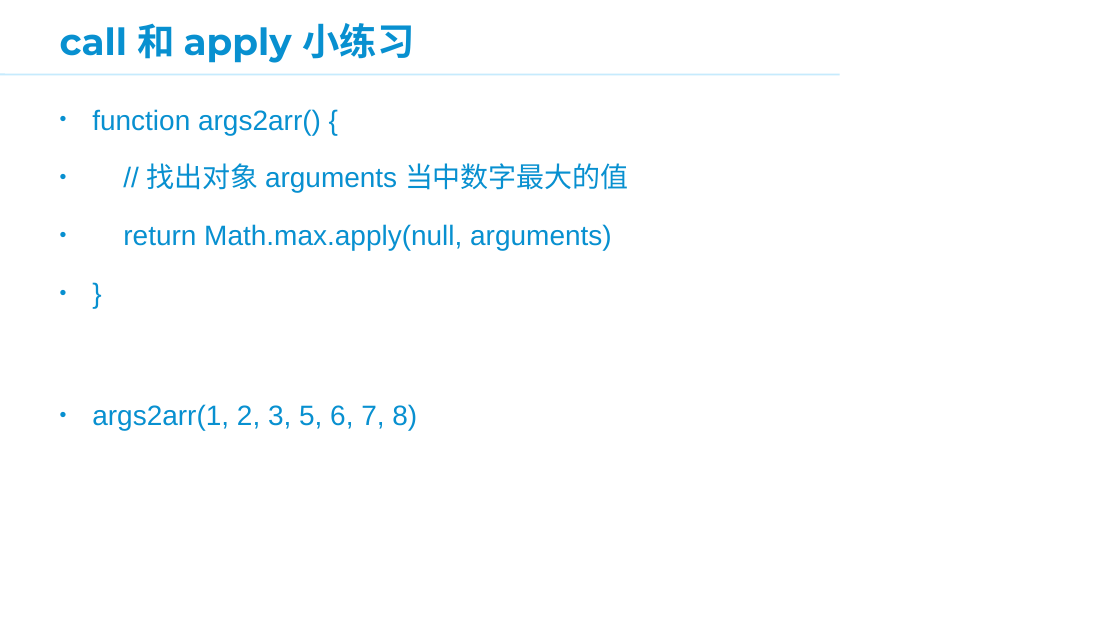
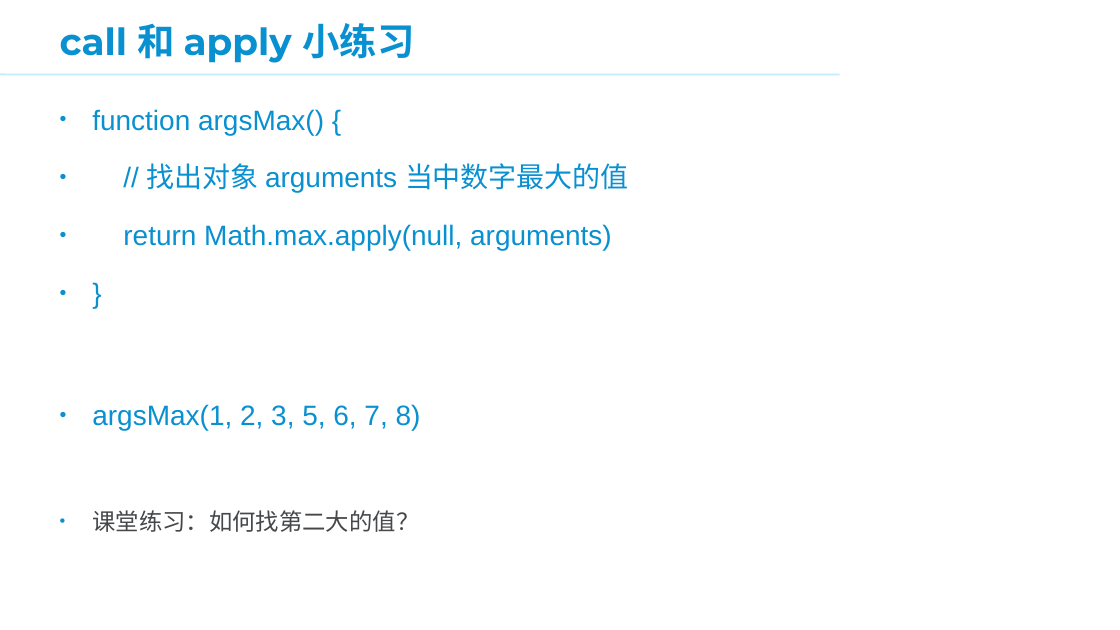
Before and after one commit to panxuepeng/javascript, a slide deck: slide 6 of ppt/3.JavaScript 高级部分.ppt (slide 7 before the commit). Drawn at 1120x630 pixels with LibreOffice and Linux fonts; fonts in the diff are those of the drawing; background and template pictures are left out. Boxes give left, top, right and bottom in pixels: in the first picture for what was removed or moved away, otherwise in the second. Text is boxed around its words. In the diff, an @@ line names an element or a change of style, - is before the commit and + after.

```diff
--- a/ppt/3.JavaScript 高级部分.ppt
+++ b/ppt/3.JavaScript 高级部分.ppt
@@ text at [92, 109, 324, 135]: text changed @@
-• function args2arr() {
+• function argsMax() {
@@ text at [92, 404, 421, 532]: text changed @@
-• args2arr(1, 2, 3, 5, 6, 7, 8)
+• argsMax(1, 2, 3, 5, 6, 7, 8)
+• 课堂练习：如何找第二大的值？
```
Also in this commit, not shown: 9 other slides changed, 1 slide removed, 16 other files.
